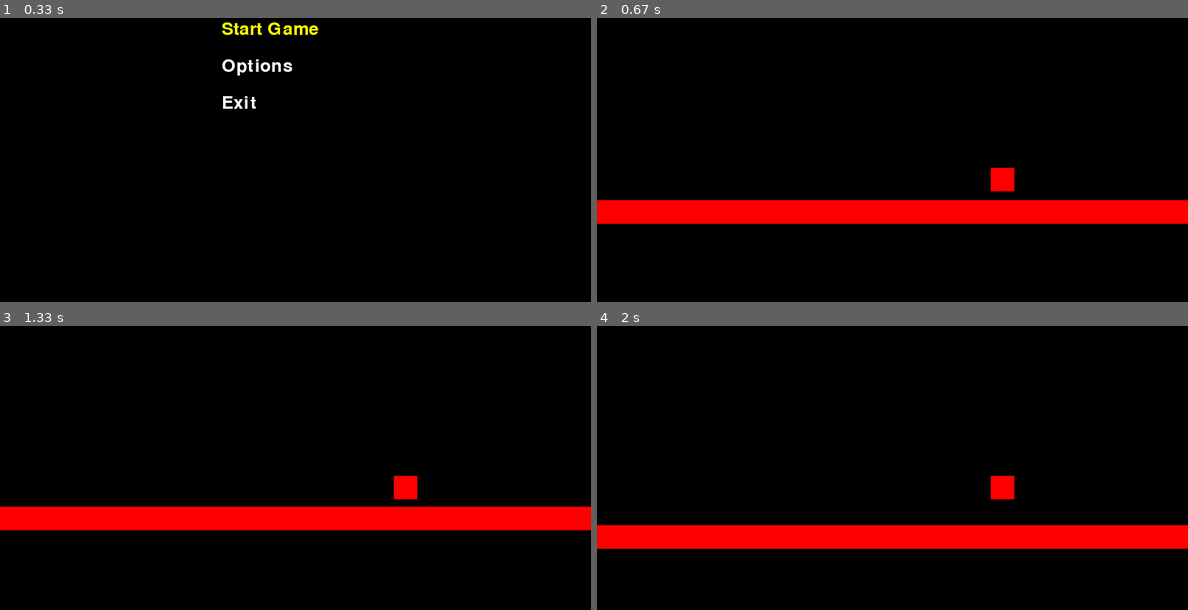
Above: before the commit, frames 1-4 (two rows, left to right).
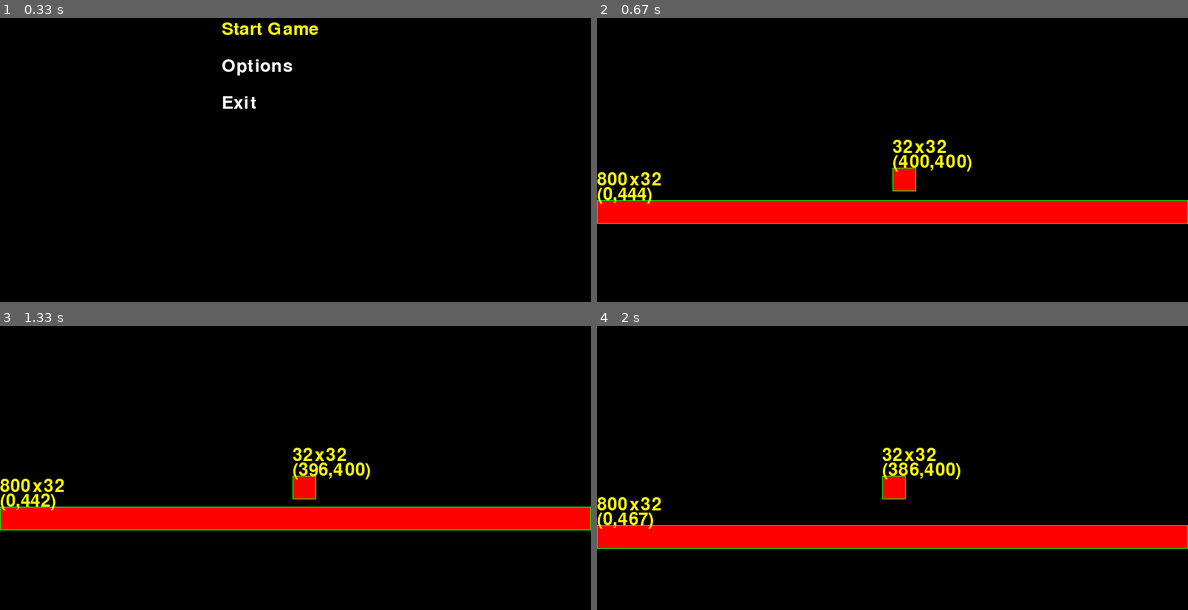
Above: after the commit, the same moments.

Repository: ViniciusKoiti/AgeOfRunner
Game: pygame game, started from main.py
Same seed, same stepped clock (60 frames per second), same inputs: the game is played once before the commit and once after it.
Inputs:
- Up to frame 1 (0.33 s): no input
- Up to frame 2 (0.67 s): tap Backspace at 0.33 s
- Up to frame 3 (1.33 s): tap Space at 0.67 s; hold Left from 1 s (still down)
- Up to frame 4 (2 s): release Left at 1.47 s; hold Right from 1.5 s (still down); tap Space at 1.57, 1.87 s

Frame 1 is identical in both runs. In frame 2, 2.3% of the frame differs, in the area x 0-100%, y 42-73%; in frame 3, 2.3%; in frame 4, 2.3%, in the area x 0-100%, y 42-79%.

Commit message:
Corrigindo fisica do jogo

Diff:
--- /dev/null
+++ b/adapters/debug_pygame_renderer.py
@@ -0,0 +1,51 @@
+from typing import Tuple, override
+import pygame
+from domain.physics.vector2D import Vector2D
+from ports.renderer_port import RendererPort
+
+class DebugPygameRenderer(RendererPort):
+    def __init__(self, screen: pygame.Surface):
+        self.screen = screen
+        pygame.font.init()
+        self.font = pygame.font.Font(None, 36)
+        self.debug_mode = True
+
+    @override
+    def draw_rect(self, position: Vector2D, size: Tuple[int, int], color: Tuple[int, int, int]):
+        # Desenha o retângulo normal
+        pygame.draw.rect(self.screen, color, (position.x, position.y, size[0], size[1]))
+
+        if self.debug_mode:
+            # Desenha uma borda verde para mostrar os limites visuais
+            pygame.draw.rect(self.screen, (0, 255, 0), (position.x, position.y, size[0], size[1]), 1)
+
+            # Desenha um ponto vermelho no centro
+            center_x = position.x + size[0]/2
+            center_y = position.y + size[1]/2
+            pygame.draw.circle(self.screen, (255, 0, 0), (int(center_x), int(center_y)), 2)
+
+            # Desenha texto com as coordenadas
+            pos_text = f"({int(position.x)},{int(position.y)})"
+            size_text = f"{int(size[0])}x{int(size[1])}"
+            text_surface = self.font.render(pos_text, True, (255, 255, 0))
+            size_surface = self.font.render(size_text, True, (255, 255, 0))
+            self.screen.blit(text_surface, (position.x, position.y - 20))
+            self.screen.blit(size_surface, (position.x, position.y - 40))
+
+    @override
+    def draw_sprite(self, sprite, position: Vector2D):
+        self.screen.blit(sprite, (position.x, position.y))
+        if self.debug_mode and sprite:
+            pygame.draw.rect(self.screen, (0, 255, 0),
+                           (position.x, position.y, sprite.get_width(), sprite.get_height()), 1)
+
+    @override
+    def clear(self):
+        self.screen.fill((0, 0, 0))  # Preenche com preto
+
+    def draw_text(self, text: str, x: int, y: int, color: Tuple[int, int, int]):
+        text_surface = self.font.render(text, True, color)
+        self.screen.blit(text_surface, (x, y))
+
+    def present(self):
+        pygame.display.flip()
--- a/adapters/pymunk_physics.py
+++ b/adapters/pymunk_physics.py
@@ -3,6 +3,8 @@
 import pymunk
 from domain.physics.vector2D import Vector2D
 from ports.physics_port import PhysicsPort
+
+from pymunk.vec2d import Vec2d
 
 logging.basicConfig(level=logging.DEBUG)
 
@@ -14,7 +16,7 @@
         self.default_gravity = gravity
         self.gravity_multiplier = 1
 
-        self.space.iterations = 30
+        self.space.iterations = 20
 
         self.bodies: Dict[int, pymunk.Body] = {}
         self.shapes: Dict[int, pymunk.Shape] = {}
@@ -89,9 +91,6 @@
                     ground_shape = shape
 
             if dynamic_shape and ground_shape:
-                # Verifica a direção da normal de colisão
-                # Se a gravidade for positiva (para baixo), queremos normal.y > 0
-                # Se a gravidade for negativa (para cima), queremos normal.y < 0
                 is_ground_collision = False
 
                 if self.gravity_multiplier > 0:  # Gravidade normal
@@ -133,17 +132,15 @@
                             break
                 return True
 
-        # Handler para colisão com o chão
             ground_handler = self.space.add_collision_handler(
-            self.CATEGORY_DYNAMIC,
-            self.CATEGORY_GROUND
+                self.CATEGORY_DYNAMIC,
+                self.CATEGORY_GROUND
             )
 
             ground_handler.begin = begin_collision
 
             ground_handler.separate = separate_collision
 
-        # Handler para colisão entre objetos dinâmicos
             dynamic_handler = self.space.add_collision_handler(
             self.CATEGORY_DYNAMIC,
             self.CATEGORY_DYNAMIC
@@ -158,7 +155,6 @@
         shape = pymunk.Poly.create_box(body, size)
         shape.collision_type = self.CATEGORY_DYNAMIC
 
-        # Configuração para colidir com tudo
         shape.filter = pymunk.ShapeFilter(
             categories=self.CATEGORY_DYNAMIC,
             mask=self.CATEGORY_GROUND | self.CATEGORY_PLATFORM | self.CATEGORY_DYNAMIC
@@ -174,29 +170,35 @@
         return body_id
 
     def create_static_body(self, position: Vector2D, size: Tuple[float, float]) -> int:
-        body = pymunk.Body(body_type=pymunk.Body.STATIC)
-        body.position = (position.x, position.y)
-        shape = pymunk.Poly.create_box(body, size)
-        shape.collision_type = self.CATEGORY_GROUND
-        shape.filter = pymunk.ShapeFilter(
-            categories=self.CATEGORY_GROUND,
-            mask=self.CATEGORY_DYNAMIC
-        )
-
-        self.space.add(body, shape)
+        segment_body = pymunk.Body(body_type=pymunk.Body.STATIC)
+        segment_body.position = position.x, position.y
+
+        start_point = Vec2d(0, 0)  # Começa na posição do corpo
+        end_point = Vec2d(size[0], 0)  # Estende horizontalmente pelo width especificado
+
+        segment = pymunk.Segment(segment_body, start_point, end_point, size[1]/2)  # usa height/2 como espessura
+        segment.friction = 1.0
+        segment.collision_type = self.CATEGORY_GROUND
+        segment.filter = pymunk.ShapeFilter(
+        categories=self.CATEGORY_GROUND,
+        mask=self.CATEGORY_DYNAMIC
+    )
+
+        self.space.add(segment_body, segment)
 
         body_id = self.next_id
         self.next_id += 1
-        self.bodies[body_id] = body
-        self.shapes[body_id] = shape
+        self.bodies[body_id] = segment_body
+        self.shapes[body_id] = segment
 
         return body_id
+
 
     def is_grounded(self, object_id: int) -> bool:
         return object_id in self.grounded_bodies
 
     def update(self, delta_time: float) -> None:
-        steps = max(1, int(delta_time / (1/120.0)))
+        steps = max(1, delta_time)
         dt = delta_time / steps
 
         for _ in range(steps):
--- a/domain/entity/game_object.py
+++ b/domain/entity/game_object.py
@@ -52,6 +52,8 @@
             renderer.draw_rect(self.position, self.size, (255, 0, 0))
 
     def render_at_position(self, renderer: RendererPort, screen_pos: Vector2D):
+
+
         if self.sprite:
             renderer.draw_sprite(self.sprite, screen_pos)
         else:
--- a/domain/entity/ground_segment.py
+++ b/domain/entity/ground_segment.py
@@ -1,6 +1,7 @@
 from domain.entity.game_object import GameObject
 from domain.physics.vector2D import Vector2D
 from ports.physics_port import PhysicsPort
+from ports.renderer_port import RendererPort
 
 
 class GroundSegment(GameObject):
@@ -11,3 +12,19 @@
             size=(width, 32),
             mass=float('inf')  # massa infinita para objeto estático
         )
+
+    def render_at_position(self, renderer: RendererPort, screen_pos: Vector2D):
+        super().render_at_position(renderer, screen_pos)
+
+        if hasattr(renderer, 'debug_mode') and renderer.debug_mode:
+            import pygame  # importa localmente para evitar dependência desnecessária
+            if isinstance(renderer, pygame.Surface):
+                center_x = screen_pos.x + self.size[0]/2
+                center_y = screen_pos.y + self.size[1]/2
+                pygame.draw.line(
+                    renderer.screen,
+                    (255, 255, 0),
+                    (center_x, center_y),
+                    (center_x, center_y),
+                    2
+                )
--- a/domain/game.py
+++ b/domain/game.py
@@ -11,7 +11,7 @@
 from ports.renderer_port import RendererPort
 from ports.physics_port import PhysicsPort
 
-WORLD_BOUNDS = (0, 0, 3000, 1000)
+WORLD_BOUNDS = (0, 0, 1000, 1000)
 
 class Game:
     def __init__(self,
@@ -38,13 +38,13 @@
     def init_game_objects(self):
         player = Player(
             physics=self.physics,
-            position=Vector2D(800, 500)
+            position=Vector2D(400, 500)
         )
 
         ground = GroundSegment(
             physics=self.physics,
             position=Vector2D(0, 550),
-            width=1600
+            width=800
         )
 
 
--- a/main.py
+++ b/main.py
@@ -1,6 +1,7 @@
 import pygame
 
 
+from adapters.debug_pygame_renderer import DebugPygameRenderer
 from adapters.pygame_clock import PygameClock
 from adapters.pygame_event import PygameEvent
 from adapters.pygame_renderer import PygameRenderer
@@ -12,7 +13,7 @@
     pygame.init()
     screen = pygame.display.set_mode((800, 600))
 
-    renderer = PygameRenderer(screen)
+    renderer = DebugPygameRenderer(screen)
     event_handler = PygameEvent()
     clock = PygameClock()
     physics = PymunkPhysicsAdapter(Vector2D(0, 98.1))
